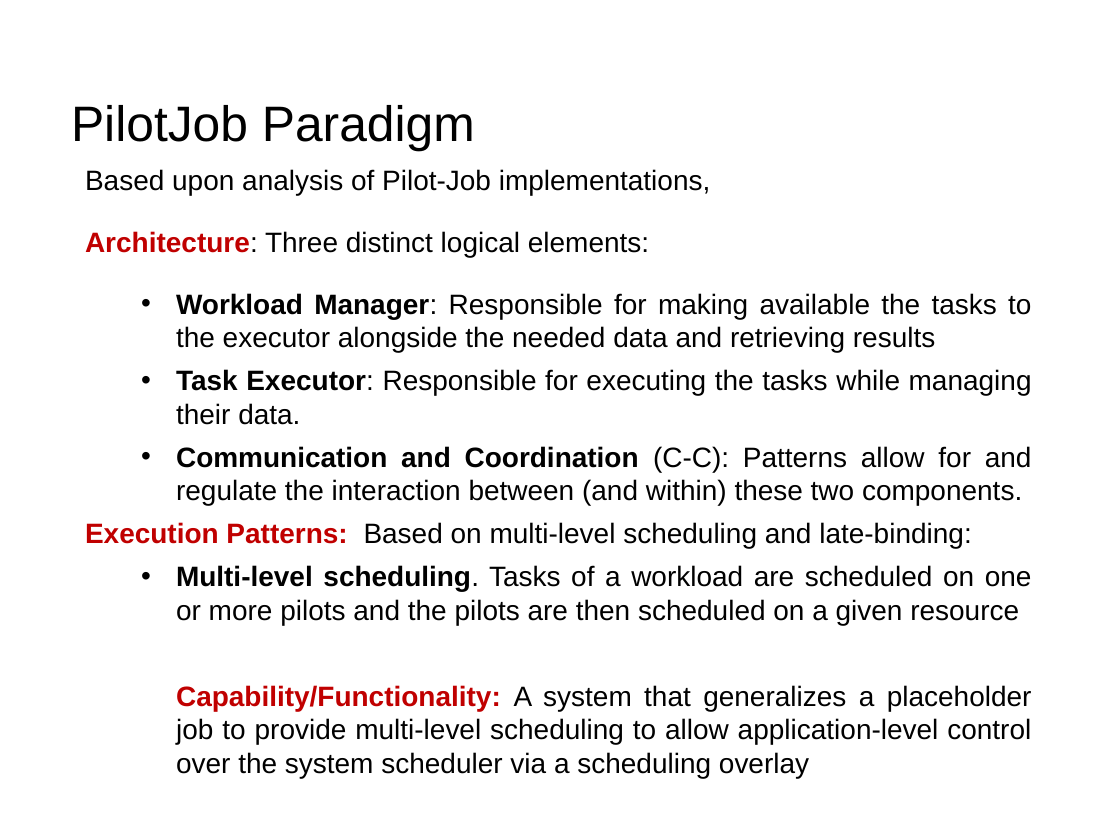
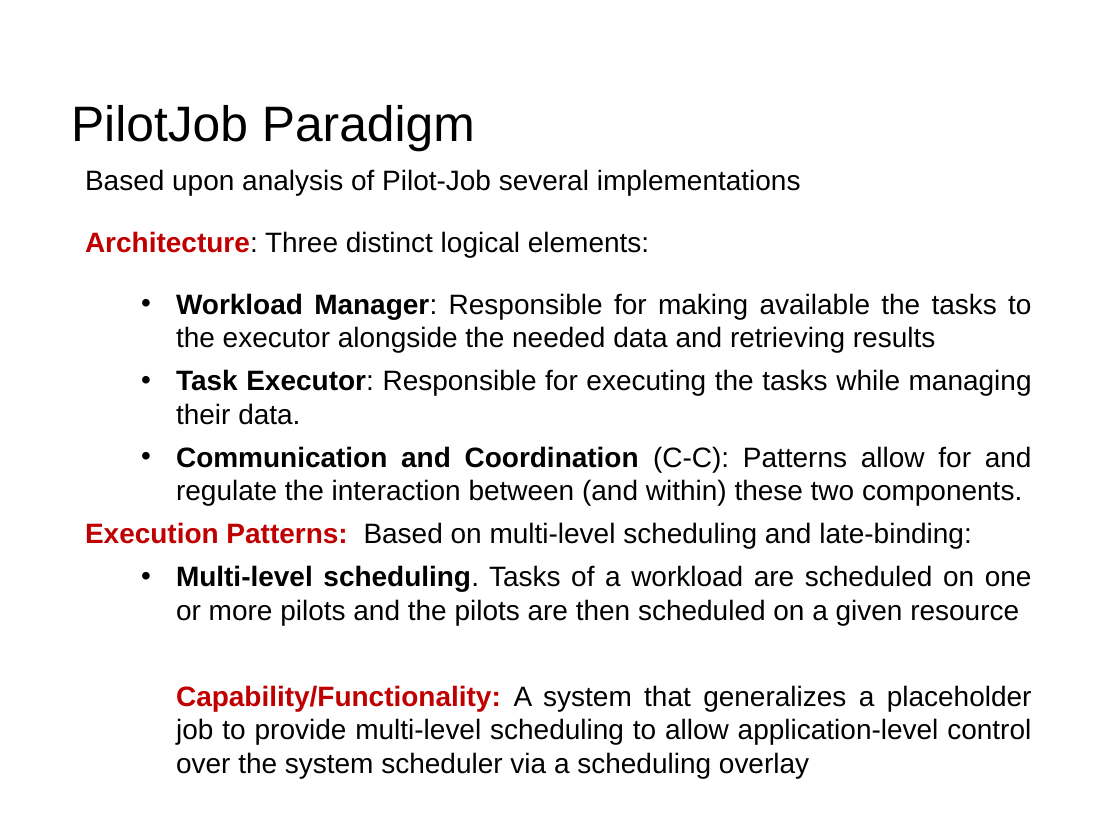
Before and after one commit to saga-project/presentations, a slide deck: slide 7 of bnl-pstar.ppt. Drawn at 1120x840 pixels with LibreOffice and Linux fonts; fonts in the diff are those of the drawing; background and template pictures are left out. Boxes give left, top, right and bottom in pixels: in the first picture for what was removed or moved away, otherwise in the second. Text is boxed around its words. In the diff, an @@ line names an element or a change of style, - is before the commit and + after.

```diff
--- a/bnl-pstar.ppt
+++ b/bnl-pstar.ppt
@@ text at [85,169,801,196]: text changed @@
-Based upon analysis of Pilot-Job implementations,
+Based upon analysis of Pilot-Job several implementations
```
Also in this commit, not shown: 14 other slides changed.
